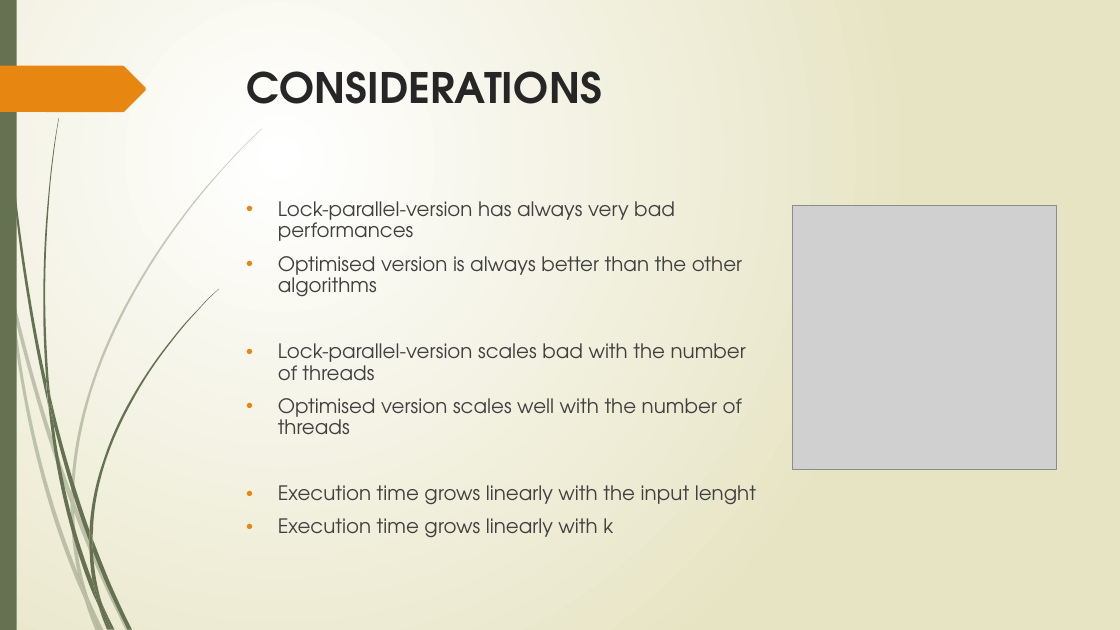
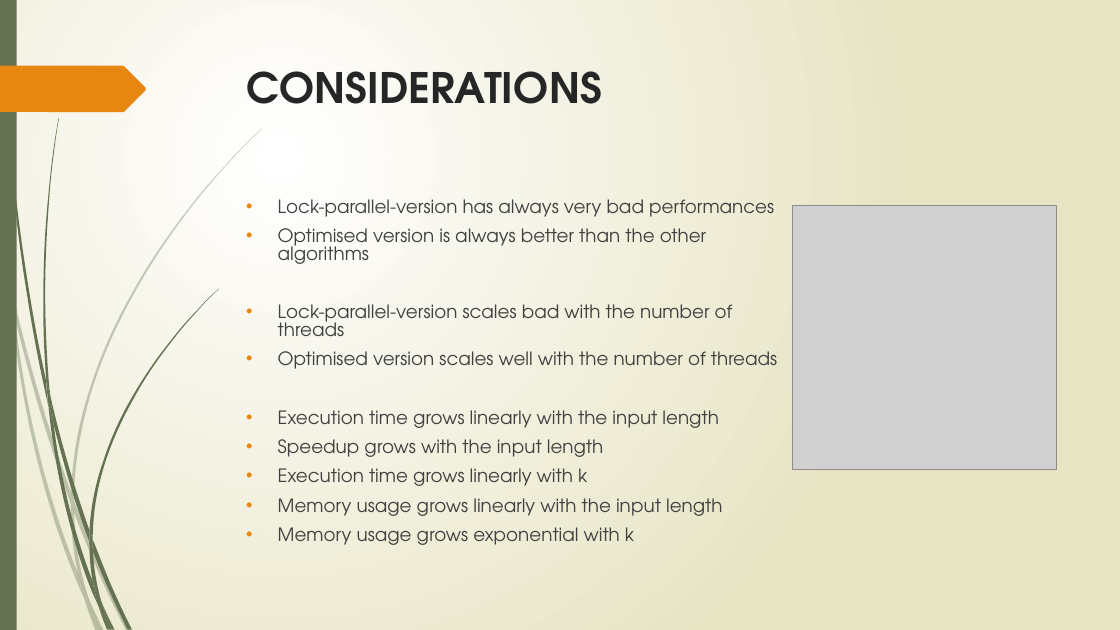
Before and after one commit to DiegoGabo/ProgettoAAPP, a slide deck: slide 31 of Presentation.pptx (slide 28 before the commit). Drawn at 1120x630 pixels with LibreOffice and Linux fonts; fonts in the diff are those of the drawing; grey boxes stand for pictures. Boxes give left, top, right and bottom in pixels: in the first picture for what was removed or moved away, otherwise in the second. Text is boxed around its words. In the diff, an @@ line names an element or a change of style, - is before the commit and + after.

Commit message:
Memory usage + speedup

```diff
--- a/Presentation.pptx
+++ b/Presentation.pptx
@@ text at box(278, 199, 777, 486): size 17 to 15.7 pt in "Lock-parallel-version has always very bad performances", "Optimised version is always better than the ...", "Lock-parallel-version scales bad with the number of ...", "Optimised version scales well with the number ..." and 1 more places; line spacing 0.9 to 0.8 @@
@@ text at box(278, 410, 718, 457): text changed; size 17 to 15.7 pt @@
-• Execution time grows linearly with the input lenght
+• Execution time grows linearly with the input length
+• Speedup grows with the input length
@@ text at box(278, 498, 722, 545): paragraphs added @@
+• Memory usage grows linearly with the input length
+• Memory usage grows exponential with k
```
Also in this commit, not shown: 3 slides added, 1 other file.
